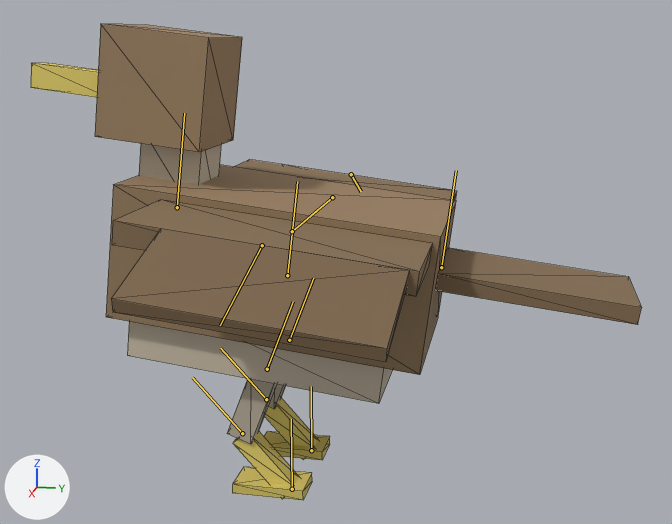
What one commit did to the glTF model assets/creatures/hawk/model.glb.
Before and after are seen from a camera (50 mm lens) standing at (0.699, 0.179, 0.375) and looking at (-0.002, 0.039, 0.2). The lights are fixed; the arrows at lower left show +X, +Y and +Z. The first picture is the older version. Both versions are drawn at frame 0 of the action 'fall'; the numbers are the values there. The bones that bend it are drawn over the model as lines. Mesh edges are drawn as thin lines.

The first picture shows 'built'.
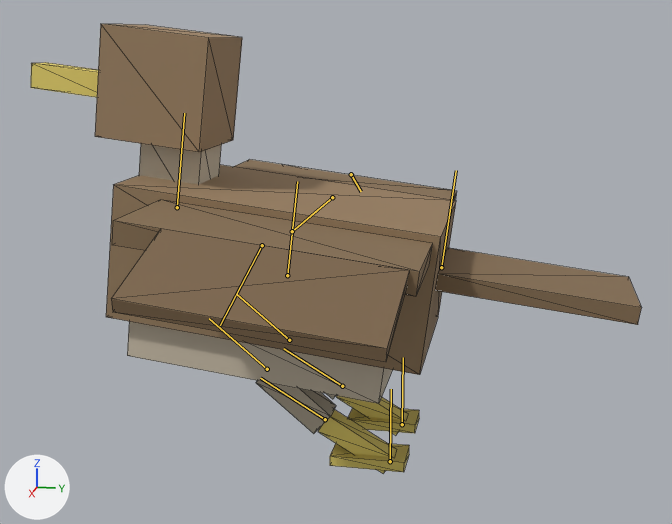
Where the change shows, as pixel boxes [x1, y1, x2, y2] in the pictures (672 x 524 px):
'built', posed
    before: [31, 24, 641, 500]
    after: [31, 24, 641, 474]
bone 'leg_l0', root to tip
    before: (289, 340) to (313, 278)
    after: (289, 340) to (236, 294)
bone 'leg_l0_knee', root to tip
    before: (266, 399) to (220, 348)
    after: (342, 386) to (283, 348)
bone 'leg_l0_foot', root to tip
    before: (311, 450) to (311, 386)
    after: (402, 424) to (403, 357)
bone 'leg_r0', root to tip
    before: (267, 369) to (293, 301)
    after: (267, 369) to (209, 318)
bone 'leg_r0_knee', root to tip
    before: (242, 433) to (192, 377)
    after: (325, 419) to (260, 378)
bone 'leg_r0_foot', root to tip
    before: (292, 489) to (291, 419)
    after: (390, 461) to (391, 389)

The change in detail:
Bone 'leg_l0' (bone_leg_l0) turns from (-14, 0, 0) to (57, 0, 0) degrees about its own x, y and z.
Bone 'leg_l0_knee' (bone_leg_l0_knee) turns from (63, 0, 0) to (9, 0, 0) degrees about its own x, y and z.
Bone 'leg_l0_foot' (bone_leg_l0_foot) turns from (-42, 0, 0) to (-59, 0, 0) degrees about its own x, y and z.
Bone 'leg_r0' (bone_leg_r0) turns from (-14, 0, 0) to (57, 0, 0) degrees about its own x, y and z.
Bone 'leg_r0_knee' (bone_leg_r0_knee) turns from (63, 0, 0) to (9, 0, 0) degrees about its own x, y and z.
Bone 'leg_r0_foot' (bone_leg_r0_foot) turns from (-42, 0, 0) to (-59, 0, 0) degrees about its own x, y and z.
